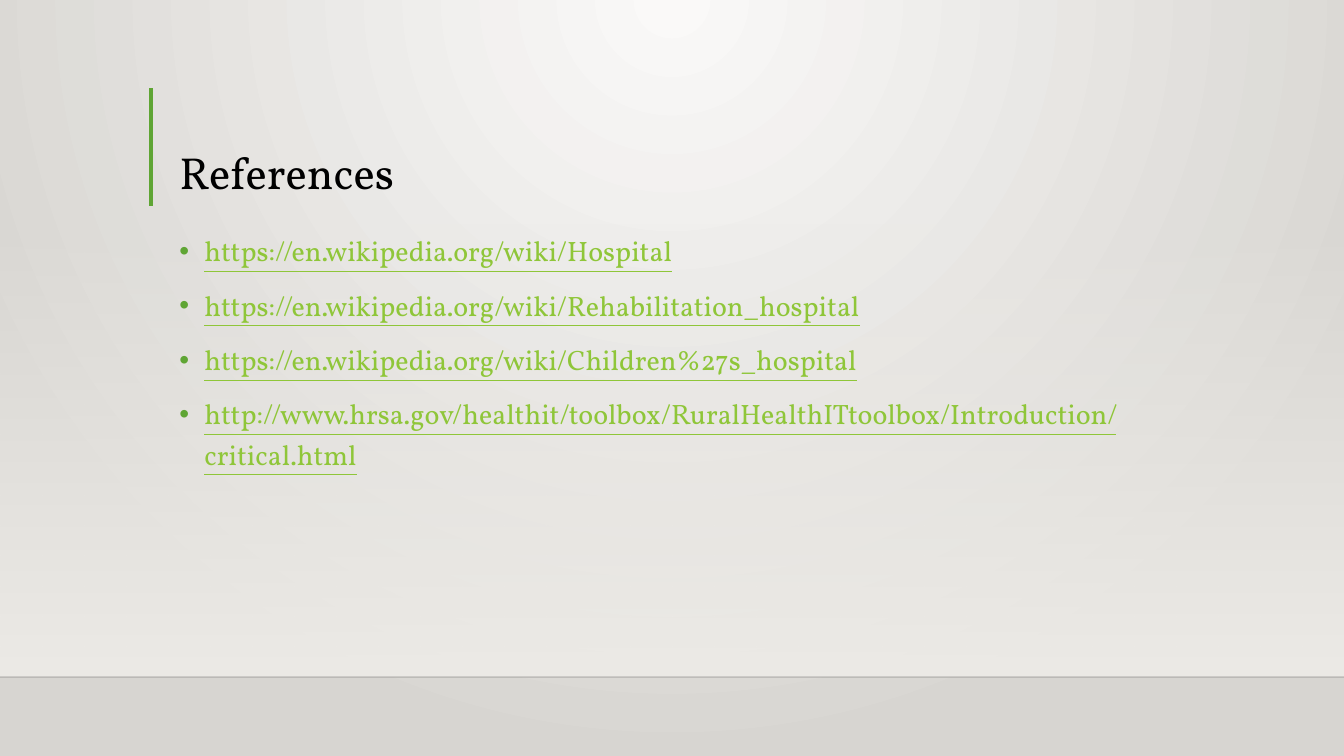
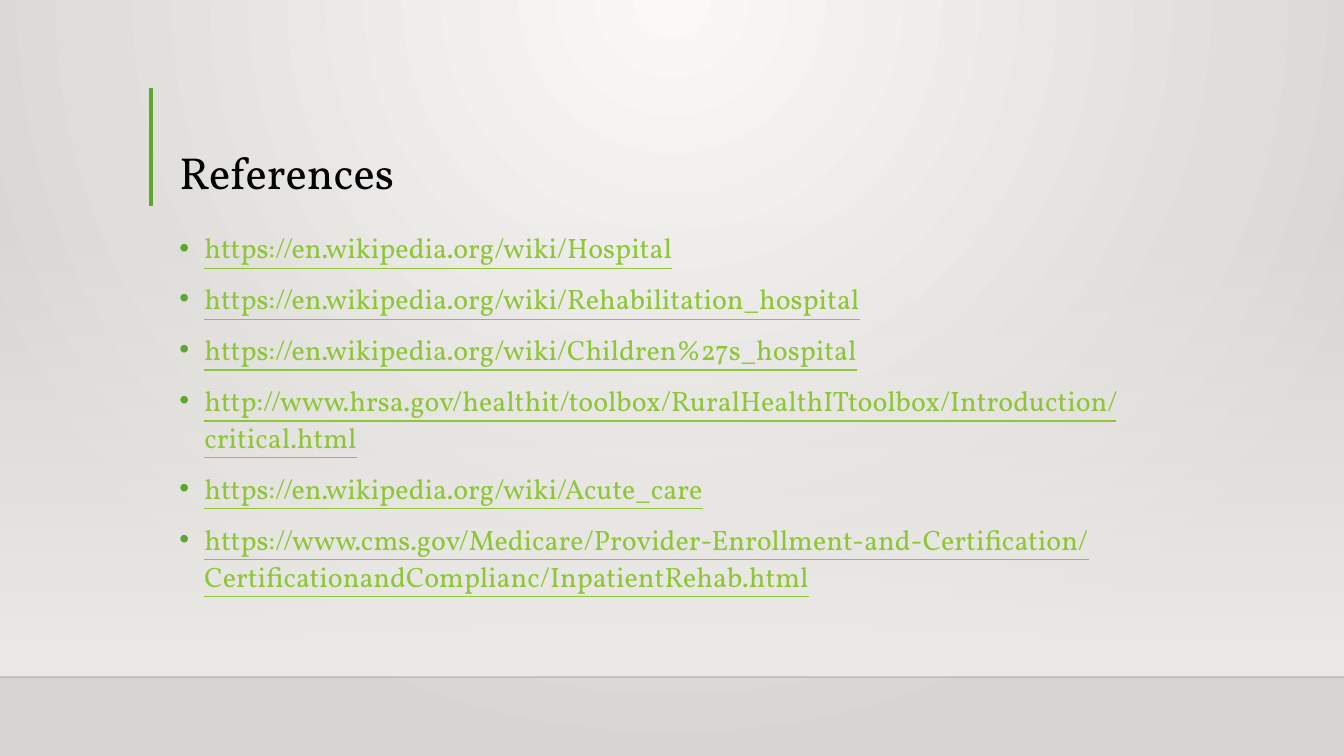
Before and after one commit to Intro-to-APCD/Intro-to-APCD.github.io, a slide deck: slide 11 of PowerPoints/Phase 3 - Claims Terminology/017 Medical Facilities.pptx. Drawn at 1344x756 pixels with LibreOffice and Linux fonts; fonts in the diff are those of the drawing; background and template pictures are left out. Boxes give left, top, right and bottom in pixels: in the first picture for what was removed or moved away, otherwise in the second. Text is boxed around its words. In the diff, an @@ line names an element or a change of style, - is before the commit and + after.

```diff
--- a/PowerPoints/Phase 3 - Claims Terminology/017 Medical Facilities.pptx
+++ b/PowerPoints/Phase 3 - Claims Terminology/017 Medical Facilities.pptx
@@ text at (204, 238, 1117, 458): line spacing 1.2 to 1.1 @@
@@ text at (204, 479, 1088, 597): paragraphs added @@
+• https://en.wikipedia.org/wiki/Acute_care
+• https://www.cms.gov/Medicare/Provider-Enrollment-and-Certification/CertificationandComplianc/InpatientRehab.html
```
Also in this commit, not shown: 9 other slides changed.
